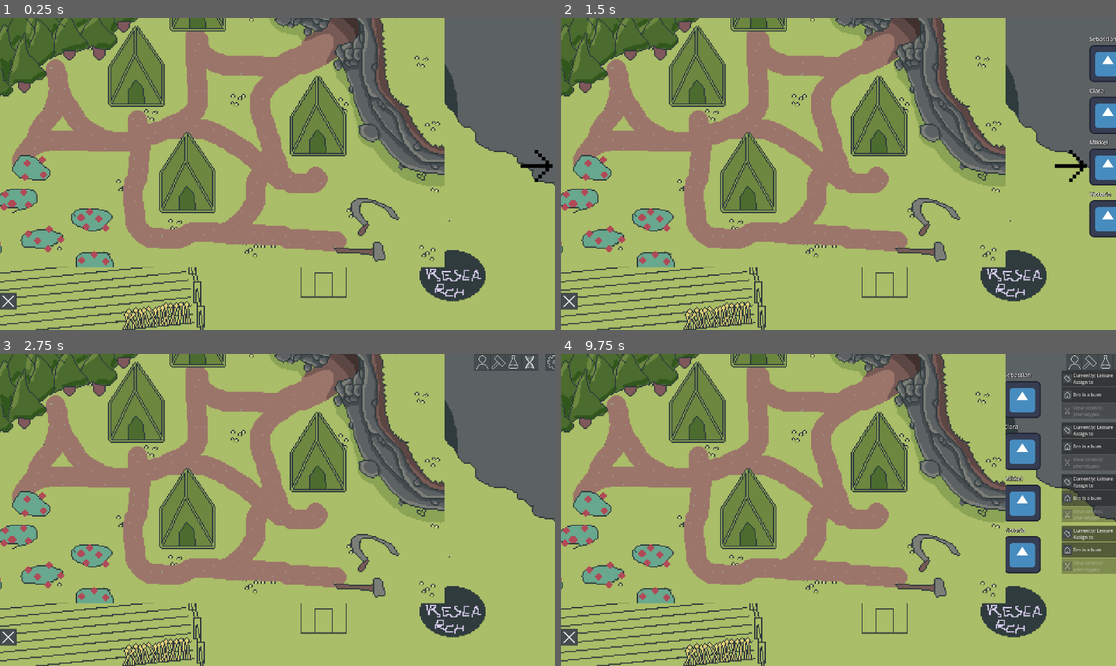
Above: before the commit, frames 1-4 (two rows, left to right).
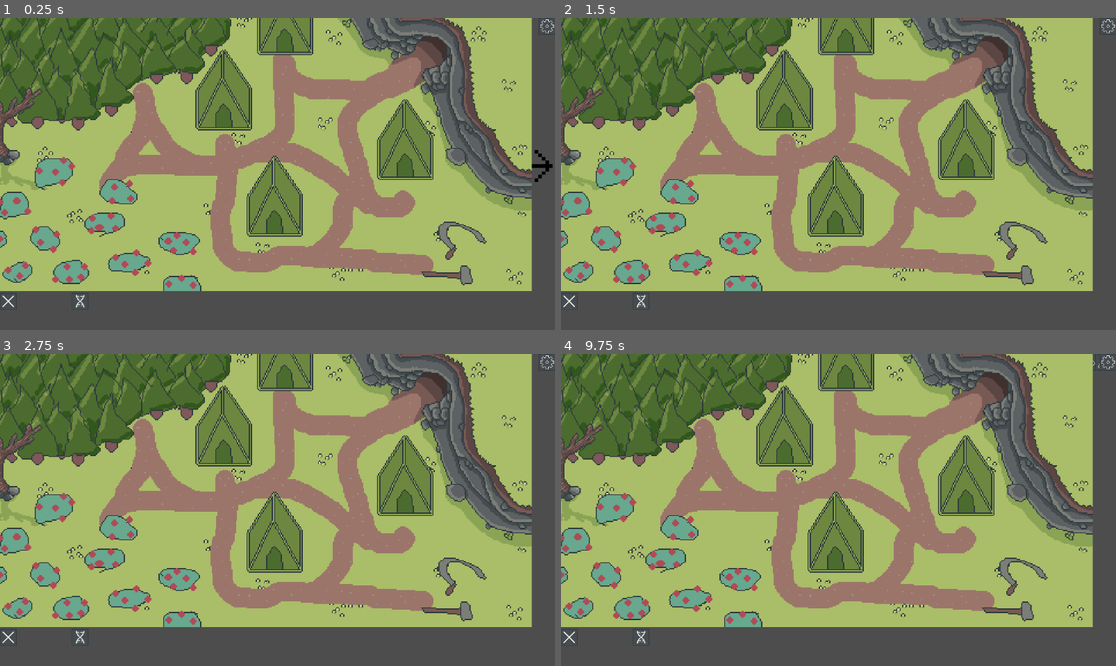
Above: after the commit, the same moments.

Repository: Lueegee1/EksamenDDU
Game: Godot game, scene res://Scenes/Root.tscn
Two runs of this game, one before a commit and one after it. Both use one fixed random seed, a clock stepped at 60 frames per second and the inputs below. The engine's default icon, where the game draws it, is replaced by a stand-in: a white triangle on a blue panel in a dark square.
Inputs (mouse positions are in pixels of both pictures, inside the frame that each line leads up to; where the layout moved, square brackets give the same spot in the first picture):
- Up to frame 1 (0.25 s): no input
- Up to frame 2 (1.5 s): click (572, 301) at 0.5 s; click (1099, 164) at 1.25 s
- Up to frame 3 (2.75 s): click (538, 363) [532, 363] at 2 s
- Up to frame 4 (9.75 s): click (1060, 363) at 2.75 s; click (1077, 363) at 3.5 s; click (644, 637) [1093, 363] at 4.25 s; click (1110, 363) at 5.02 s; click (1043, 363) at 5.75 s; click (1060, 363) at 6.5 s; click (572, 637) at 7.25 s; click (1077, 363) at 8 s; click (644, 637) [1093, 363] at 8.75 s; click (960, 500) at 9.5 s

The runs differ from the first frame. In frame 1, 70% of the frame differs, in the area x 0-100%, y 0-100%; in frame 2, 71%; in frame 3, 70%; in frame 4, 72%.
Error after the commit: Invalid assignment of property or key 'GameManager' with value of type 'Node2D (GameManager.gd)' on a base object of type 'Nil'. (res://Scripts/GameManager.gd:…

Commit message:
Small tings

Diff:
--- a/ddu-eksamen/Scenes/Game.tscn
+++ b/ddu-eksamen/Scenes/Game.tscn
@@ -38,6 +38,20 @@
 [ext_resource type="Texture2D" uid="uid://cjcue2womh0nr" path="res://Assets/ResearchBase.png" id="36_oo65k"]
 [ext_resource type="Texture2D" uid="uid://b4kkverb4ixft" path="res://Assets/ResearchUpg1.png" id="37_smnwb"]
 
+[sub_resource type="SpriteFrames" id="SpriteFrames_lklsk"]
+animations = [{
+"frames": [{
+"duration": 1.0,
+"texture": ExtResource("28_7av8l")
+}, {
+"duration": 1.0,
+"texture": ExtResource("29_dctr5")
+}],
+"loop": true,
+"name": &"default",
+"speed": 5.0
+}]
+
 [sub_resource type="SpriteFrames" id="SpriteFrames_lkuj1"]
 animations = [{
 "frames": [{
@@ -49,20 +63,6 @@
 }, {
 "duration": 1.0,
 "texture": ExtResource("27_lmarx")
-}],
-"loop": true,
-"name": &"default",
-"speed": 5.0
-}]
-
-[sub_resource type="SpriteFrames" id="SpriteFrames_lklsk"]
-animations = [{
-"frames": [{
-"duration": 1.0,
-"texture": ExtResource("28_7av8l")
-}, {
-"duration": 1.0,
-"texture": ExtResource("29_dctr5")
 }],
 "loop": true,
 "name": &"default",
@@ -121,7 +121,6 @@
 script = ExtResource("1_gl6un")
 
 [node name="Camera2D" type="Camera2D" parent="." unique_id=235406444]
-position = Vector2(578, 323)
 scale = Vector2(5, 5)
 
 [node name="Colonist_Prototype" type="Node" parent="." unique_id=1999986674]
@@ -273,6 +272,7 @@
 layout_mode = 2
 
 [node name="WorkingTemplate" type="Sprite2D" parent="." unique_id=1840243623]
+visible = false
 position = Vector2(578, 323)
 scale = Vector2(3.9999998, 3.9999998)
 texture = ExtResource("4_kldst")
@@ -281,35 +281,35 @@
 position = Vector2(608, 369)
 
 [node name="Eliots seje ting" type="CanvasLayer" parent="." unique_id=1257076175]
+offset = Vector2(300, 81)
 scale = Vector2(4, 4)
-transform = Transform2D(4, 0, 0, 4, 0, 0)
+transform = Transform2D(4, 0, 0, 4, 300, 81)
 
 [node name="Ground" type="Sprite2D" parent="Eliots seje ting" unique_id=2044687565]
-position = Vector2(144.5, 80.75)
+position = Vector2(145, 81)
 texture = ExtResource("23_4eqlp")
 
 [node name="Path" type="Sprite2D" parent="Eliots seje ting" unique_id=958665517]
-position = Vector2(144.5, 80.75)
+position = Vector2(145, 81)
 texture = ExtResource("24_18uti")
 
+[node name="Trees" type="AnimatedSprite2D" parent="Eliots seje ting/Path" unique_id=1235030913]
+sprite_frames = SubResource("SpriteFrames_lklsk")
+
 [node name="Cave" type="AnimatedSprite2D" parent="Eliots seje ting" unique_id=292844438]
-position = Vector2(144.5, 80.75)
+position = Vector2(145, 81)
 sprite_frames = SubResource("SpriteFrames_lkuj1")
 
-[node name="Trees" type="AnimatedSprite2D" parent="Eliots seje ting" unique_id=1235030913]
-position = Vector2(144.5, 80.75)
-sprite_frames = SubResource("SpriteFrames_lklsk")
-
 [node name="Farm" type="AnimatedSprite2D" parent="Eliots seje ting" unique_id=663769541]
-position = Vector2(144.5, 80.75)
+position = Vector2(145, 81)
 sprite_frames = SubResource("SpriteFrames_34hf4")
 
 [node name="House" type="AnimatedSprite2D" parent="Eliots seje ting" unique_id=1914107319]
-position = Vector2(144.5, 80.75)
+position = Vector2(145, 81)
 sprite_frames = SubResource("SpriteFrames_jamva")
 
 [node name="Research" type="AnimatedSprite2D" parent="Eliots seje ting" unique_id=1109000058]
-position = Vector2(144.5, 80.75)
+position = Vector2(145, 81)
 sprite_frames = SubResource("SpriteFrames_m15vq")
 
 [connection signal="timeout" from="TickTimer" to="." method="_on_tick_timer_timeout"]
--- a/ddu-eksamen/Scripts/UI.gd
+++ b/ddu-eksamen/Scripts/UI.gd
@@ -42,12 +42,12 @@
 		button.z_index = 8
 	buttons[0].set_position(Vector2(0, screen_dim.y/5+10-31)+menu_offset)
 	buttons[1].set_position(Vector2(31, screen_dim.y/5+10-31)+menu_offset)
-	buttons[2].set_position(Vector2(screen_dim.x/5, 0))
-	buttons[3].set_position(Vector2(screen_dim.x/5+10, 0))
+	buttons[2].set_position(Vector2(root_closed_pos.x*0.285, 0))
+	buttons[3].set_position(Vector2(root_closed_pos.x*0.285+(1*0.45*30),0))
 	buttons[4].set_position(Vector2(0, screen_dim.y/5+10)+menu_offset)
-	buttons[5].set_position(Vector2(31, screen_dim.y/5+10)+menu_offset)
+	buttons[5].set_position(Vector2(root_closed_pos.x*0.285+(2*0.45*30),0))
 	buttons[6].set_position(Vector2(31*2, screen_dim.y/5+10)+menu_offset)
-	buttons[7].set_position(Vector2(31*3, screen_dim.y/5+10)+menu_offset)
+	buttons[7].set_position(Vector2(root_open_pos.x*0.285,0) + Vector2(4*0.45*31,0))
 	buttons[8].set_position(Vector2(screen_dim.x/4+8, screen_dim.y/10))
 
 	#Menus
@@ -69,11 +69,9 @@
 	var speed = 500 # pixels per second
 
 	root_menu.position.x = move_toward(root_menu.position.x, root_pos.x, speed * delta)
-	buttons[2].set_position(Vector2(root_menu.position.x*0.285,0) + Vector2(0,0))
-	buttons[3].set_position(Vector2(root_menu.position.x*0.285,0) + Vector2(0.45*30,0))
-	buttons[5].set_position(Vector2(root_menu.position.x*0.285,0) + Vector2(2*0.45*30,0))
-	buttons[6].set_position(Vector2(root_menu.position.x*0.285,0) + Vector2(3*0.45*30,0))
-	buttons[7].set_position(Vector2(root_menu.position.x*0.285,0) + Vector2(4*0.45*34,0))
+	buttons[2].position.x =move_toward(buttons[2].position.x,root_pos.x*0.285, 0.27*speed*delta)
+	buttons[3].position.x =move_toward(buttons[3].position.x,root_pos.x*0.285+(1*0.45*30), 0.27*speed*delta)
+	buttons[5].position.x =move_toward(buttons[5].position.x,root_pos.x*0.285+(2*0.45*30), 0.27*speed*delta)
 	buttons[8].set_position(Vector2((screen_dim.x/4+4) +(-root_closed_pos.x + root_menu.position.x)/4,screen_dim.y/10))
 	#Unreadable logic
 	if not build_open:
@@ -118,7 +116,7 @@
 	if button == buttons[2]:
 		print("button 3")
 		if root_open and not build_open and not research_open:
-			colonist_open = false
+			pass
 		else:
 			colonist_open = true
 			build_open = false
@@ -126,7 +124,7 @@
 	if button == buttons[3]:
 		print("button 4")
 		if root_open and not colonist_open and not research_open:
-			build_open = false
+			pass
 		else:
 			build_open = true
 			research_open = false
@@ -136,7 +134,7 @@
 	if button == buttons[5]:
 		print("button 6")
 		if root_open and not colonist_open and not build_open:
-			research_open = false
+			pass
 		else:
 			research_open = true
 			colonist_open = false
--- a/ddu-eksamen/project.godot
+++ b/ddu-eksamen/project.godot
@@ -17,7 +17,7 @@
 
 [autoload]
 
-Global="*uid://bjw1gkbm8tlki"
+Global="*uid://b4xuwnefu4th4"
 
 [display]
 
Not shown: 1 places in ddu-eksamen/Scenes/Game.tscn that only renumber resources
